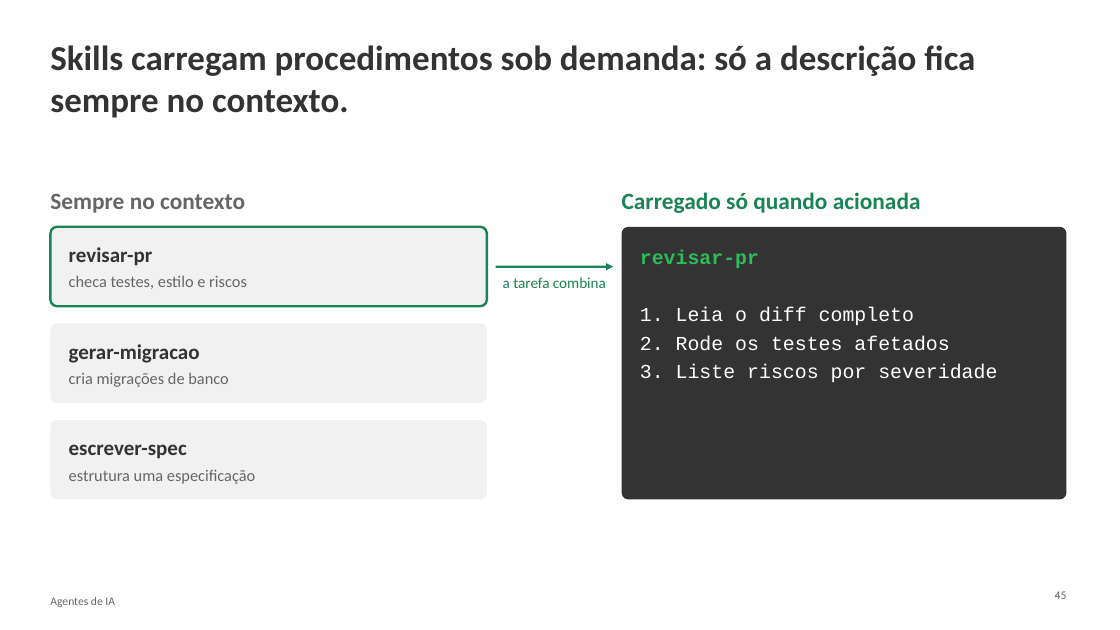
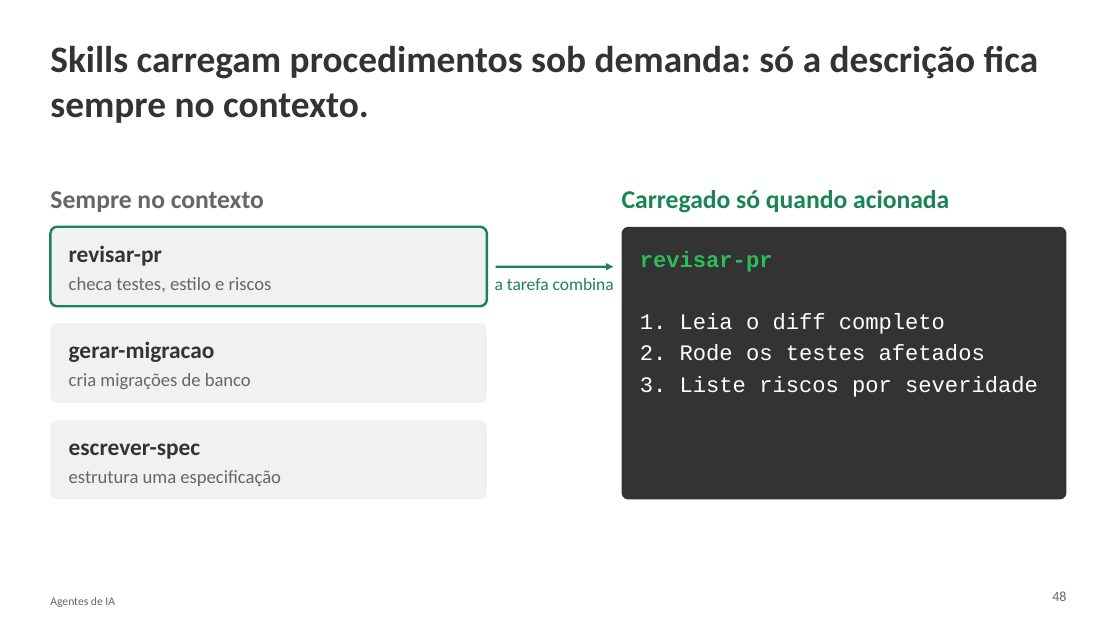
Before and after one commit to thiagoosiqueiraa/univas-minicurso-ia, a slide deck: slide 47 of apresentacao.pptx (slide 45 before the commit). Drawn at 1120x630 pixels with LibreOffice and Linux fonts; fonts in the diff are those of the drawing; background and template pictures are left out. Boxes give left, top, right and bottom in pixels: in the first picture for what was removed or moved away, otherwise in the second. Text is boxed around its words. In the diff, an @@ line names an element or a change of style, - is before the commit and + after.

```diff
--- a/apresentacao.pptx
+++ b/apresentacao.pptx
@@ title "Skills carregam procedimentos sob demanda: ..." at (50,45,1039,123): size 30 to 32 pt @@
@@ text "Sempre no contexto" at (50,191,264,212): size 20 to 22 pt @@
@@ text "Carregado só quando acionada" at (622,190,949,213): size 20 to 22 pt @@
@@ rounded rectangle "revisar-pr" at (50,227,487,307): size 18 to 20 pt in "revisar-pr"; size 14 to 16 pt in "checa testes, estilo e riscos" @@
@@ rounded rectangle "revisar-pr" at (622,227,1067,500): size 17 to 19 pt @@
@@ text "a tarefa combina" at (495,278,614,290): size 13 to 15 pt @@
@@ rounded rectangle "gerar-migracao" at (50,323,487,403): size 18 to 20 pt in "gerar-migracao"; size 14 to 16 pt in "cria migrações de banco" @@
@@ rounded rectangle "escrever-spec" at (50,420,487,500): size 18 to 20 pt in "escrever-spec"; size 14 to 16 pt in "estrutura uma especificação" @@
@@ text at (1052,591,1066,601): text changed; size 10 to 12 pt @@
-45
+48
```
Also in this commit, not shown: 65 other slides changed, 2 slides added.
